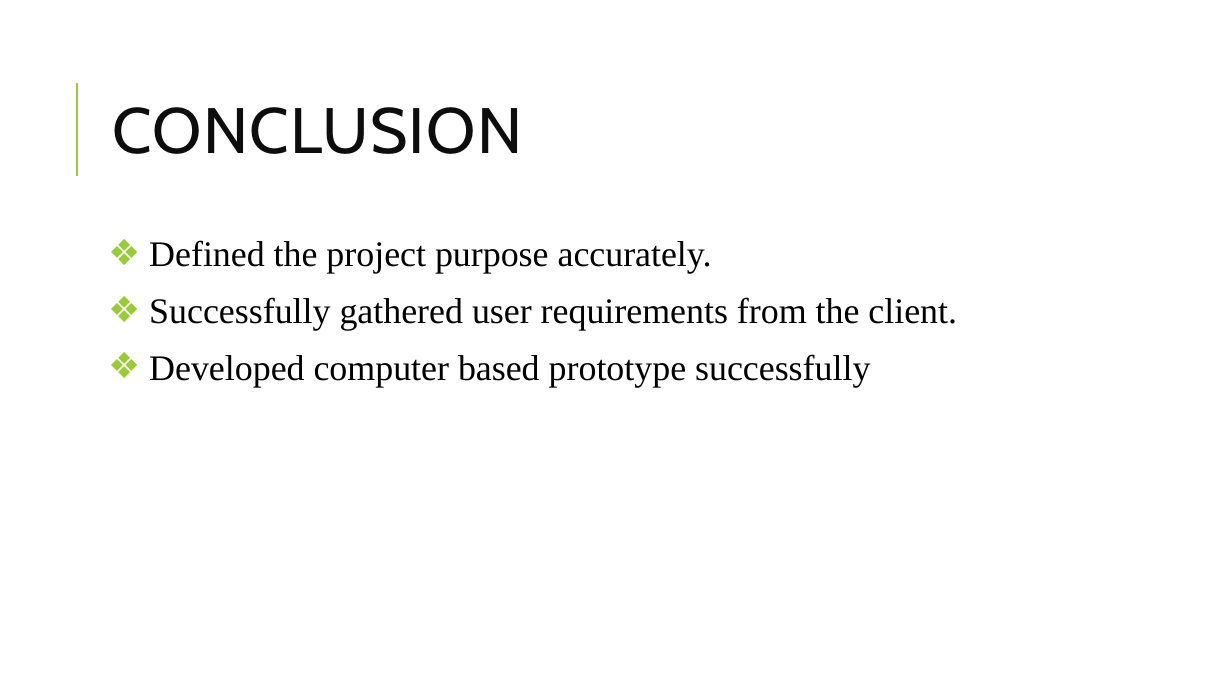
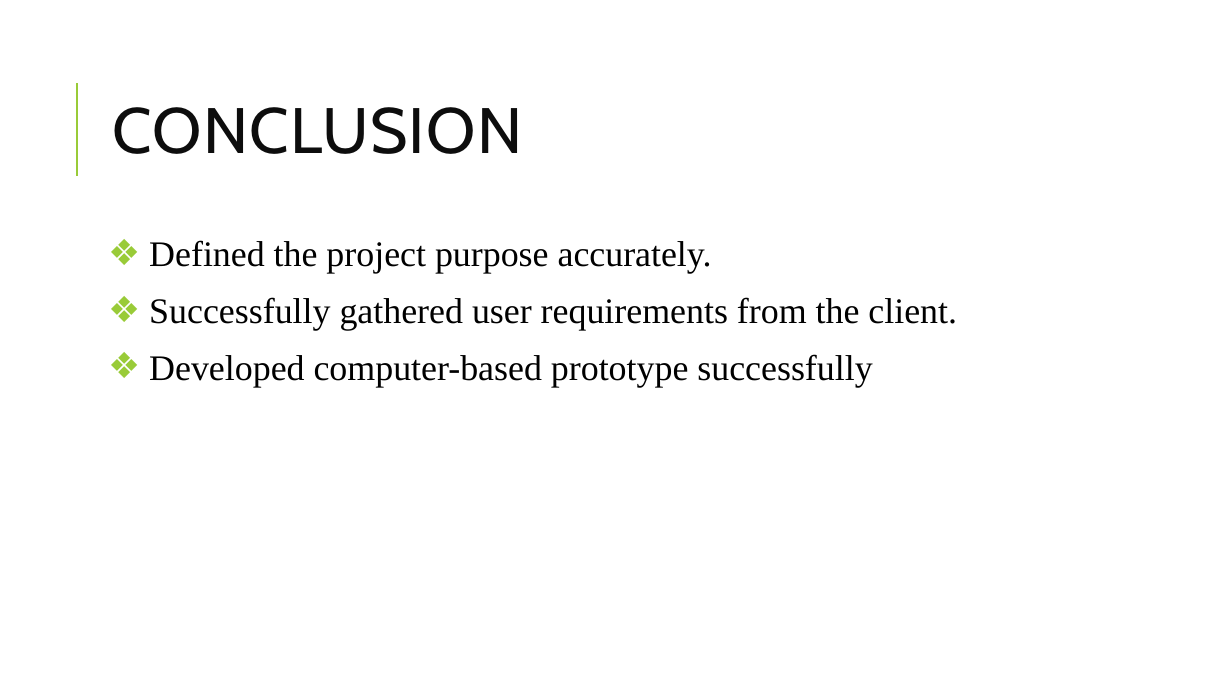
Before and after one commit to Satyavrath/rationbalancing, a slide deck: slide 8 of RationBalancing.pptx. Drawn at 1232x693 pixels with LibreOffice and Linux fonts; fonts in the diff are those of the drawing. Boxes give left, top, right and bottom in pixels: in the first picture for what was removed or moved away, otherwise in the second. Text is boxed around its words. In the diff, an @@ line names an element or a change of style, - is before the commit and + after.

```diff
--- a/RationBalancing.pptx
+++ b/RationBalancing.pptx
@@ text at (x1=149, y1=354, x2=872, y2=387): text changed @@
-❖ Developed computer based prototype successfully
+❖ Developed computer-based prototype successfully
```
Also in this commit, not shown: 4 other slides changed.
